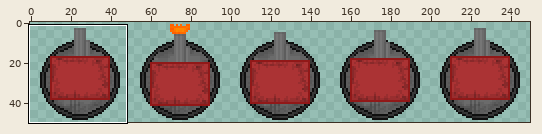
Sprite sheet -- standart.png. Above: a wide view before the commit, with the close-up outlined.
Close-up. Before:
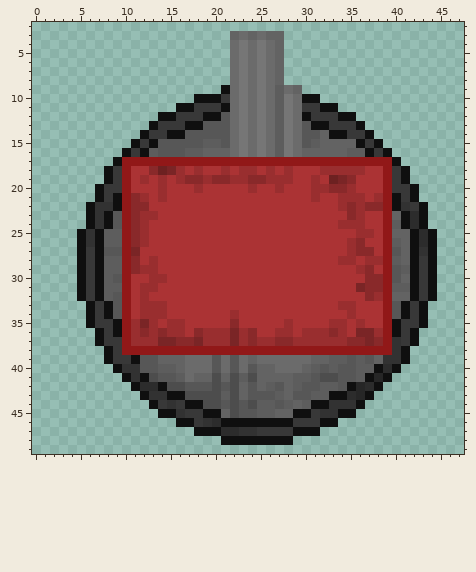
The file is 250x50 pixels. Colours within 5 levels of each other are drawn and written as one. Shown: x 0..47, y 2..49. The commit also changed other parts of the picture, which this record leaves out.
New version:
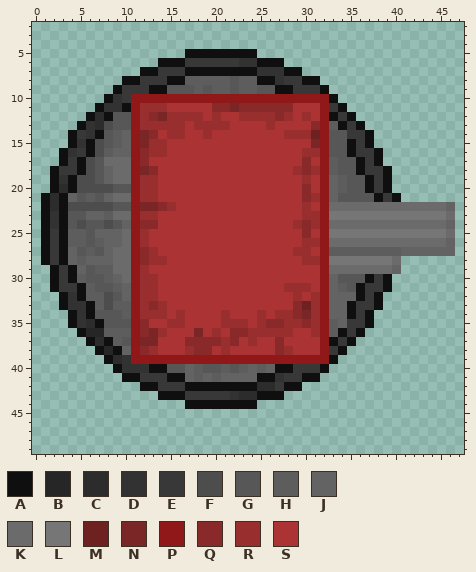
Palette (. is transparent): A #0f0f0f  B #262626  C #2c2c2c  D #323232  E #383838  F #4d4d4d  G #575757  H #5d5d5d  J #636363  K #6b6b6b  L #767676  M #6d2121  N #7a2526  P #911818  Q #89292a  R #992e2f  S #ab3334
The exact change:
Changed rows in their new state; - is an unchanged pixel.
first column x 1:
 3 ---------------------......-------------------
 4 ---------------------......-------------------
 5 ----------------AAAAAAAA...-------------------
 6 -------------AAAEEEEEEDDAAA-------------------
 7 -----------AAEEEAAAAAAAADDDAA-----------------
 8 ---------AAEEEAAHHHHHGHHAADEEAA---------------
 9 --------AEEEAAGGGHGHHGHHGGAAEEEA--------------
10 -------ADEPPPPPPPPPPPPPPPPPPPPPPA-------------
11 ------ADDAPRRRSSSSSQQNQQQQQQSSSPEA------------
12 -----ACAGGPRQNRRRRSRSSRRRRQRSRSPAE------------
13 ----ADCFGGPRRRRRSRRRRSSSSRSSSSQPHA------------
14 ---AEDAGHJPNQSRRSSRSSSSSSSSRRRMPGG------------
15 ---ADAFGHJPNRRSSSSSSSSSSSSSSSSNPGGAEA.--------
16 --ADEAFHJJPQRRSSSSSSSSSSSSSSSRRPGGAEEA.-------
17 --AEAFGKKK-QSSSSSSSSSSSSSSSSSQS-HGGAEA..------
18 -AEEAFGJKKPN-SSS-S--S-SS-S-SRQRPHGGAEEA..-----
19 -ADAFFGJKKP-RS-SSSSSSSSSSSSS-RSPJHGGAEA..-----
20 -ACAFFFFGGPRRS---S-----S--S--QSPJHGGAEA...----
21 ACAJGHGJKKP-RS---------------Q-PJGGGGAE-..----
22 ACAFFFFFGGPNNQR--------------R-PKKKKKKKKKKKKKJ
23 ADAGGJJHKKP------------------RRPLLLLLLLLLLLLLK
24 ADAGFGGF-JPQQ---------------RQRPKKKKKKKKKKKKKJ
25 AEAHHGJJJKP------------------Q-PLLLLLLLLLLLLLK
26 AEAHHGHJJKP------------------RRPKKKKKKKKKKKKKJ
27 AEAJGHGJKKPQR---------------RR-PHHHHHHHH-JJJJJ
28 AEAJHJJJKKPQ-R---------------RRPLLLLLLLK....--
29 -AEAJGH-KKP-S------------------PKKKKKKKJ....--
30 -AEAHGG-JKPR-S-----------------PJGGGAEA.....--
31 -AEE-HGG-JP----------------RRR-PJHGAEEA.....--
32 --AD-HHF-JP-R---------------R-RPJJJAEA......--
33 --ADD-HFHHP-Q---------------QMRPJJAEEA.....---
34 ---AD-GG-HP----R----RS--R-RRQNRPJJAEA......---
35 ---ADCAGGGPQS-------RRR-RQQ-RQRPHJEEA......---
36 ----ABBHHHP-NRSS-NS-SQQRRR---S-PHAEA......----
37 -----ACAHGPNNSSS-QQQ-QSRSS-SSSSPAEA.......----
38 ------ABAJ-QRSSSRQQSRSSSSSQRSSS-EA.......-----
39 --------CDPPPPPPPPPPPPPPPPPPPPPPA........-----
40 -----------DAAGGJHG-H-HJH-AAEEEA........------
41 ----------AEEEAAJH-H-JJJAADEEAA........-------
42 ----------.AAEEEAAAAAAAACCEAA.........--------
43 -----------..A--EEEEEDCCAAA..........---------
44 ------------....--AAAAAA............----------
45 -------------......................-----------
46 ---------------..................-------------
47 -----------------..............---------------
48 --------------------........------------------
Pixel boxes of the changes (left, top, right, bottom) in both close-ups:
changed: (41, 31, 455, 445)
